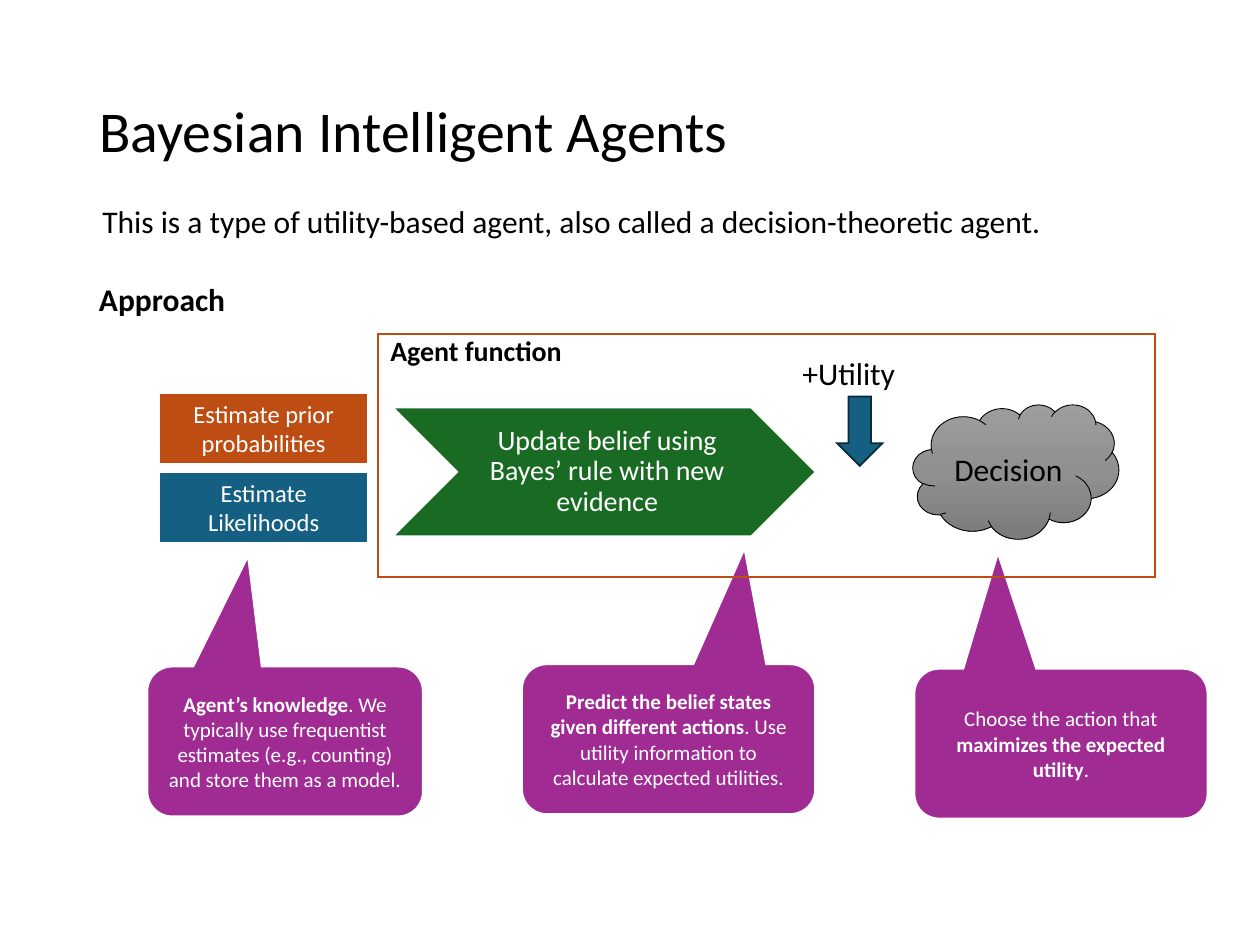
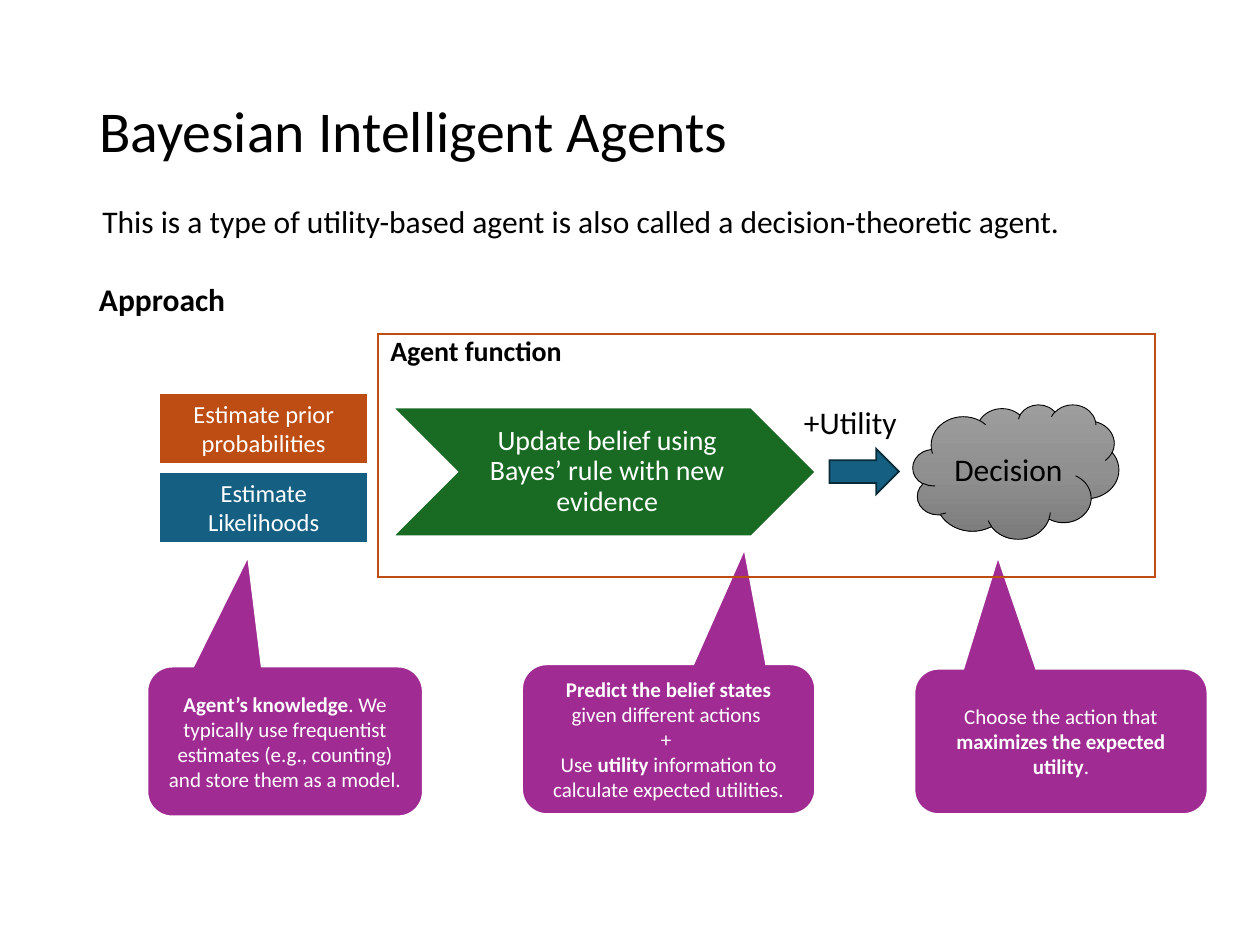
Before and after one commit to mhahsler/CS7320-AI, a slide deck: slide 15 of slides/12_uncertainty.pptx. Drawn at 1260x945 pixels with LibreOffice and Linux fonts; fonts in the diff are those of the drawing. Boxes give left, top, right and bottom in pixels: in the first picture for what was removed or moved away, otherwise in the second. Text is boxed around its words. In the diff, an @@ line names an element or a change of style, - is before the commit and + after.

Commit message:
added utility results for airport problem.

```diff
--- a/slides/12_uncertainty.pptx
+++ b/slides/12_uncertainty.pptx
@@ text at bbox=[102, 211, 1059, 239]: text changed @@
-This is a type of utility-based agent, also called a decision-theoretic agent.
+This is a type of utility-based agent is also called a decision-theoretic agent.
@@ text "+Utility": place and size @@
-text "+Utility" at bbox=[802, 363, 895, 390]
+text "+Utility" at bbox=[804, 412, 897, 439]
@@ down arrow at bbox=[830, 449, 899, 495]: rotation 0 to 270 degrees @@
@@ text in rounded speech box at bbox=[553, 682, 784, 801]: text changed @@
-Predict the belief states given different actions. Use utility information to calculate expected utilities.
+Predict the belief states given different actions
++
+Use utility information to calculate expected utilities.
@@ rounded speech box "Choose the action that maximizes ...": place and size @@
-rounded speech box "Choose the action that maximizes ..." at bbox=[914, 668, 1207, 819]
+rounded speech box "Choose the action that maximizes ..." at bbox=[914, 668, 1207, 814]
```
Also in this commit, not shown: 5 other slides changed, 1 other file.
